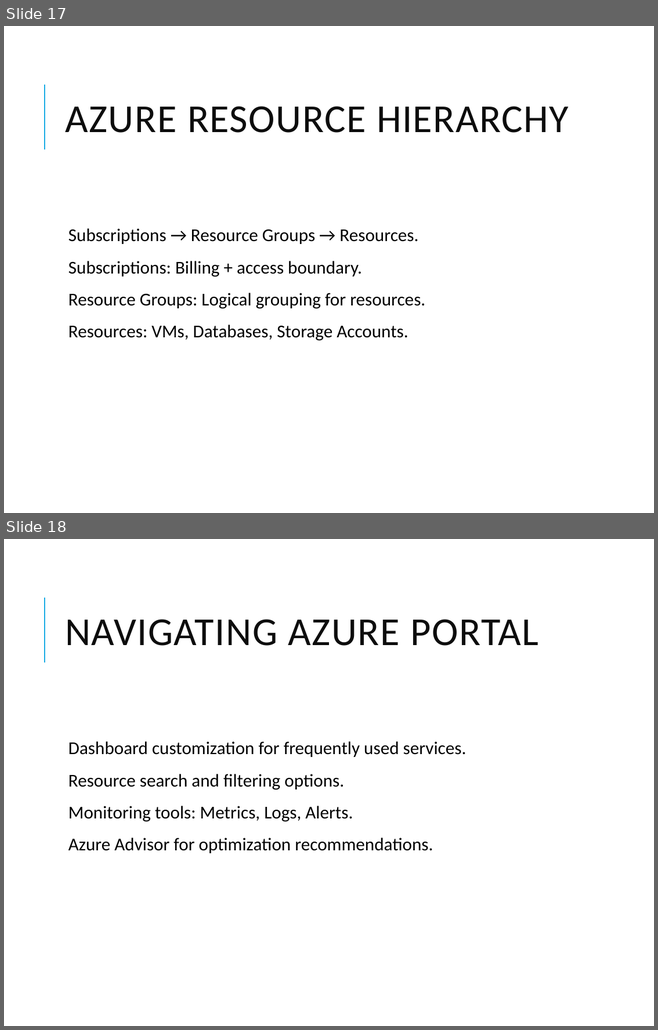
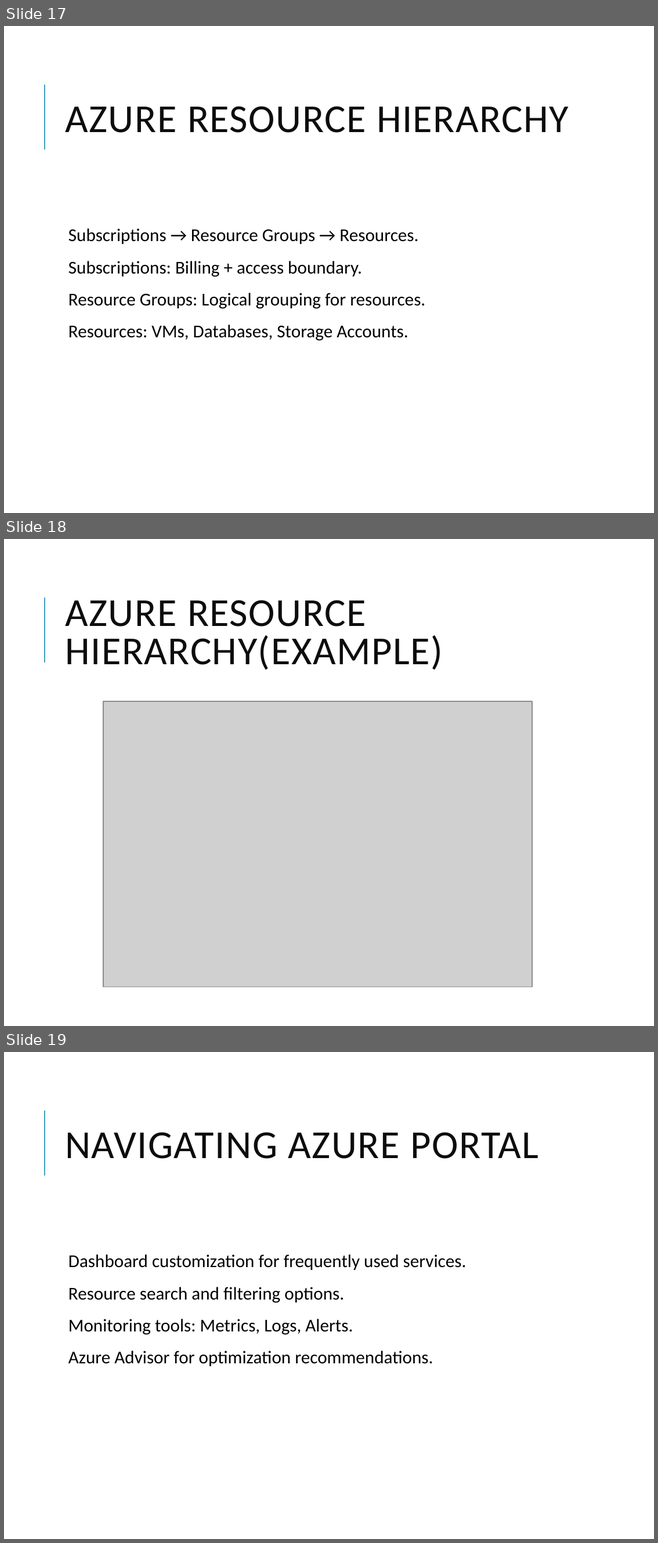
Before and after one commit to vivek1570/DE-Content-WithSnowflakes, a slide deck: Week-1/Day-1/DataEngineering_Azure_Fundamentals.pptx. Shown one above the other, each under a label of ours: slides 17 and 18 before the commit, slides 17, 18 and 19 after it. The pictures are 658x1030 and 658x1543 pixels, drawn with LibreOffice and Linux fonts; fonts in the diff are those of the drawing; grey boxes stand for pictures. Boxes give left, top, right and bottom in pixels: in the first picture for what was removed or moved away, otherwise in the second. Text is boxed around its words. In the diff, an @@ line names an element or a change of style, - is before the commit and + after.

```diff
--- a/Week-1/Day-1/DataEngineering_Azure_Fundamentals.pptx
+++ b/Week-1/Day-1/DataEngineering_Azure_Fundamentals.pptx
@@ slide 18 added at (4,539,654,1026), background #FFFFFF; not listed: 1 template element that a slide beside it also shows @@
@@ title added at (65,600,442,670), 44 pt, text #0D0D0D @@
+AZURE RESOURCE HIERARCHY(EXAMPLE)
@@ picture added at (103,701,532,987) @@
@@ what was slide 18 is now slide 19 @@
```
Also in this commit, not shown: 12 other files.
